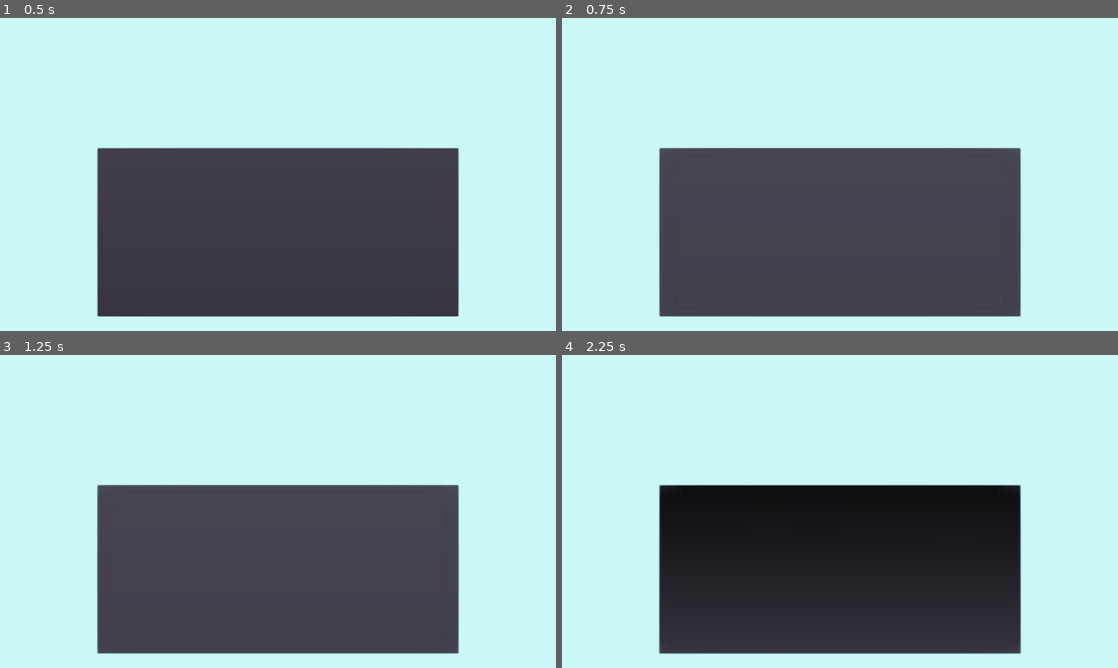
Above: before the commit, frames 1-4 (two rows, left to right).
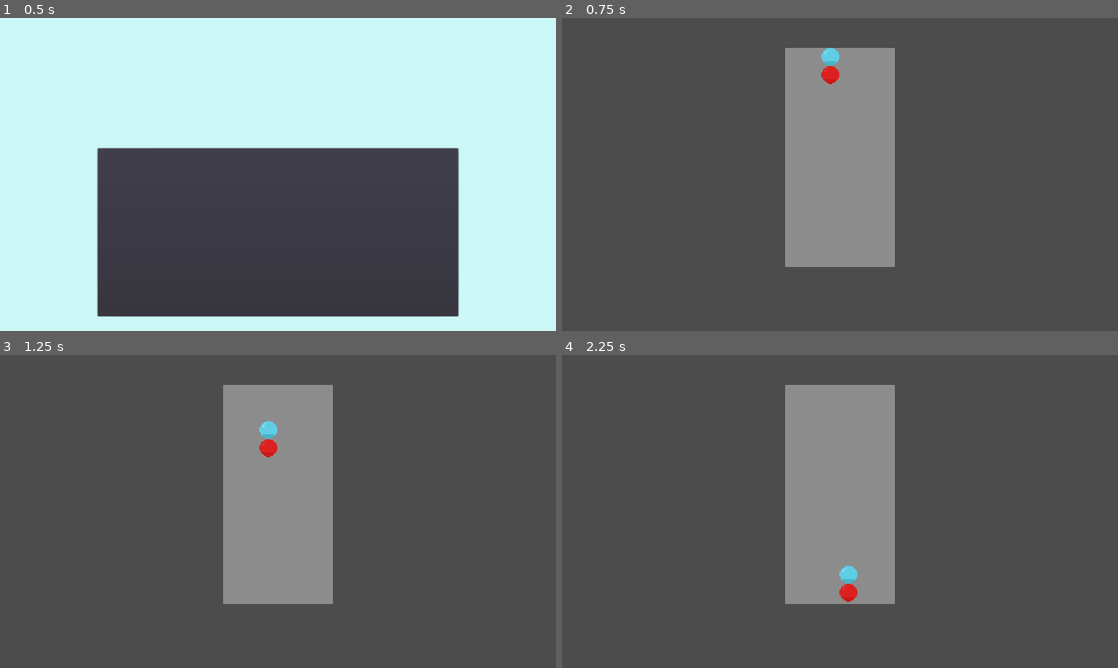
Above: after the commit, the same moments.

Repository: Flaze07/Puyio
Game: Godot game, scene res://Scenes/MainMenu.tscn
The game is run twice, just before and just after one commit, with the same random seed, the same clock (stepped at 60 frames per second) and the same inputs.
Inputs (mouse positions are in pixels of both pictures, inside the frame that each line leads up to):
- Up to frame 1 (0.5 s): no input
- Up to frame 2 (0.75 s): click "Play" at 0.5 s
- Up to frame 3 (1.25 s): no input
- Up to frame 4 (2.25 s): click (840, 567) at 1.25 s, where only the run before the commit has a clickable "Play"; hold Right (move_right) from 2.03 s (still down); hold Space (hard_drop) from 2.03 s (still down)

Frame 1 is identical in both runs. In frame 2, 73% of the frame differs, in the area x 0-100%, y 0-100%; in frame 3, 73%; in frame 4, 99%.

Commit message:
Added functionality to play button

Diff:
--- a/src/Scenes/MainMenu.tscn
+++ b/src/Scenes/MainMenu.tscn
@@ -1,6 +1,7 @@
-[gd_scene load_steps=4 format=2]
+[gd_scene load_steps=5 format=2]
 
 [ext_resource path="res://Assets/Font/AmongYou-BWdWw.ttf" type="DynamicFontData" id=1]
+[ext_resource path="res://src/MainButton.gd" type="Script" id=2]
 
 [sub_resource type="StyleBoxFlat" id=2]
 bg_color = Color( 0.796078, 0.972549, 0.964706, 1 )
@@ -47,3 +48,4 @@
 margin_bottom = 386.0
 custom_fonts/font = SubResource( 1 )
 text = "Play"
+script = ExtResource( 2 )
--- /dev/null
+++ b/src/src/MainButton.gd
@@ -0,0 +1,18 @@
+extends Button
+
+
+# Declare member variables here. Examples:
+# var a = 2
+# var b = "text"
+
+
+# Called when the node enters the scene tree for the first time.
+func _ready():
+	pass # Replace with function body.
+
+func _pressed():
+	get_tree().change_scene("res://Scenes/GameScreen.tscn")
+
+# Called every frame. 'delta' is the elapsed time since the previous frame.
+#func _process(delta):
+#	pass
